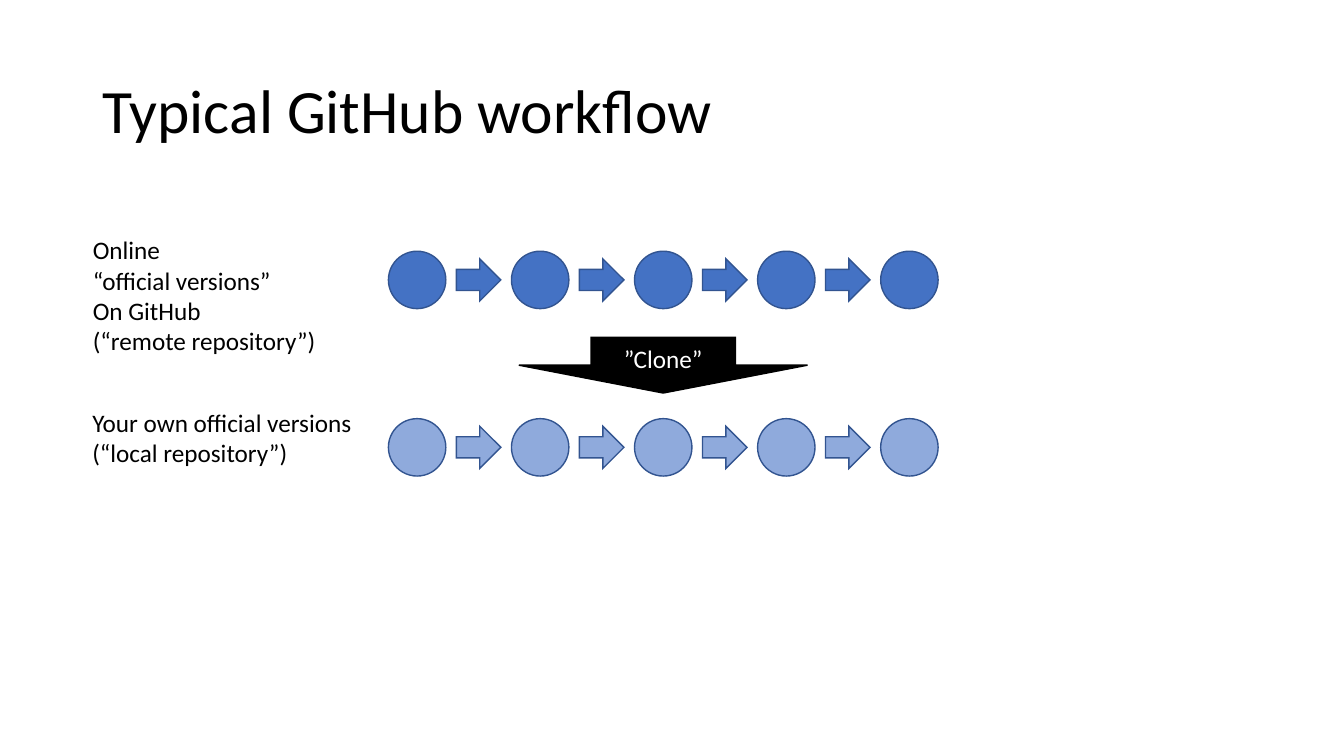
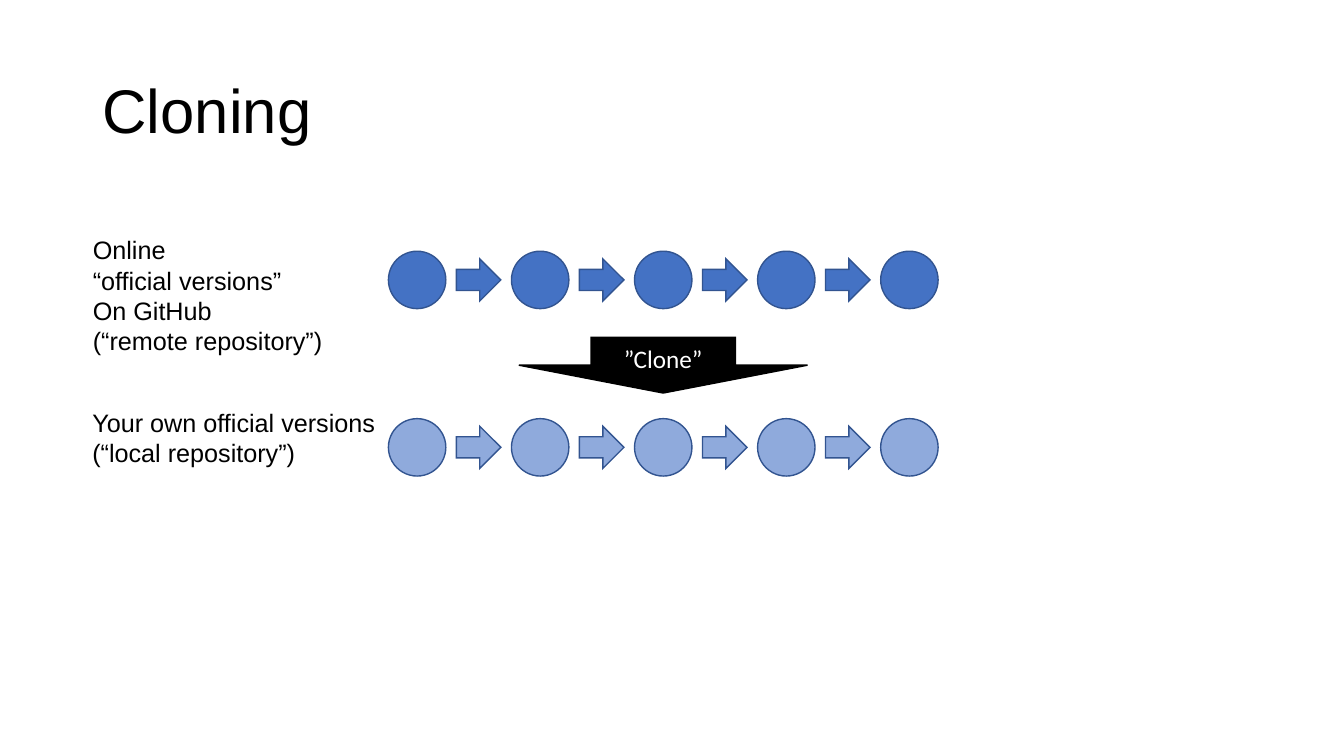
Before and after one commit to vibhaannaswamy/INP_Git_Intro_forked, a slide deck: slide 15 of slides/GitHubIntro_2021.pptx (slide 16 before the commit). Drawn at 1344x756 pixels with LibreOffice and Linux fonts; fonts in the diff are those of the drawing. Boxes give left, top, right and bottom in pixels: in the first picture for what was removed or moved away, otherwise in the second. Text is boxed around its words. In the diff, an @@ line names an element or a change of style, - is before the commit and + after.

```diff
--- a/slides/GitHubIntro_2021.pptx
+++ b/slides/GitHubIntro_2021.pptx
@@ title at (102,88,311,145): text changed; font Calibri to Arial @@
-Typical GitHub workflow
+Cloning
@@ text "Online" at (93,240,322,356): font Calibri to Arial @@
@@ text "Your own official versions" at (92,413,375,468): font Calibri to Arial @@
```
Also in this commit, not shown: 20 other slides changed, 1 slide removed, 4 other files.
